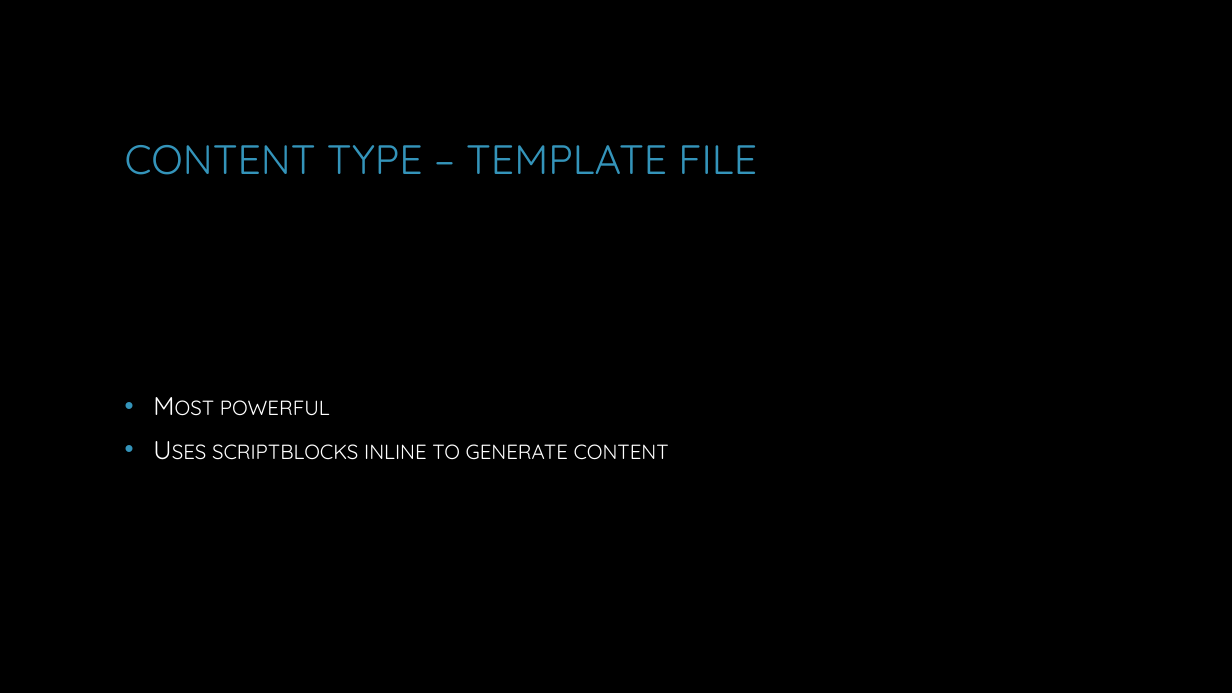
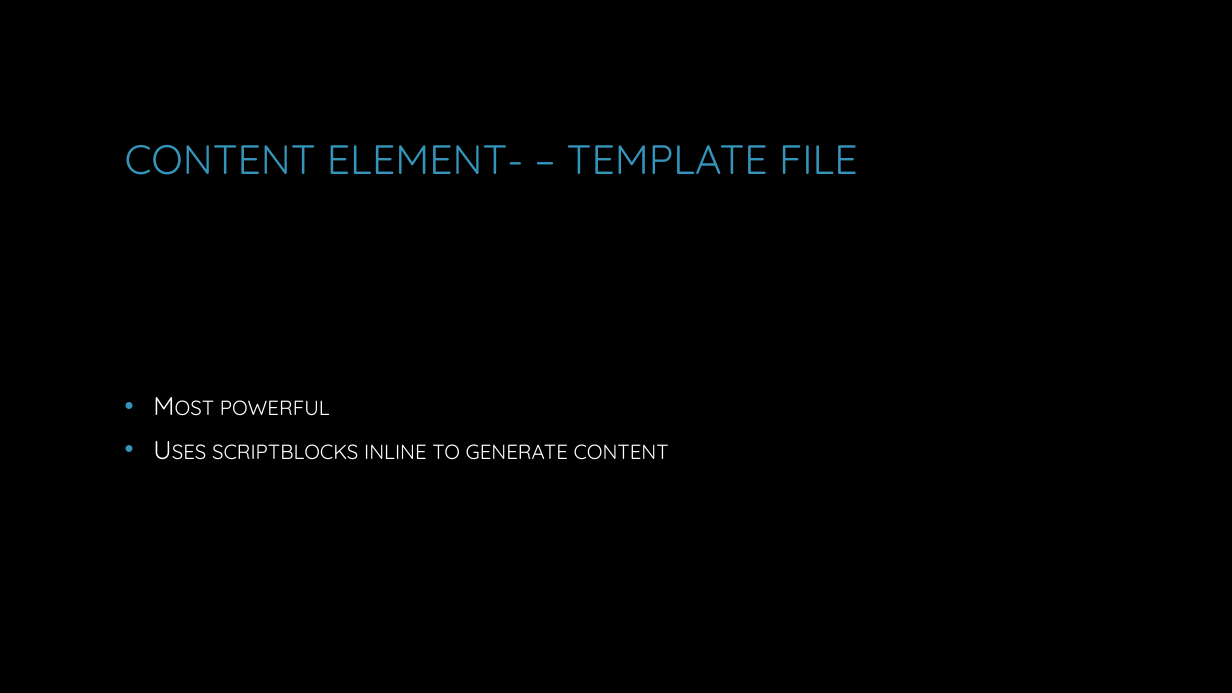
Before and after one commit to dchristian3188/DemoWorkingWithPlaster, a slide deck: slide 23 of Working with Plaster.pptx (slide 21 before the commit). Drawn at 1232x693 pixels with LibreOffice and Linux fonts; fonts in the diff are those of the drawing; background and template pictures are left out. Boxes give left, top, right and bottom in pixels: in the first picture for what was removed or moved away, otherwise in the second. Text is boxed around its words. In the diff, an @@ line names an element or a change of style, - is before the commit and + after.

```diff
--- a/Working with Plaster.pptx
+++ b/Working with Plaster.pptx
@@ title at (125, 145, 858, 175): text changed @@
-CONTENT TYPE – TEMPLATE FILE
+CONTENT ELEMENT- – TEMPLATE FILE
```
Also in this commit, not shown: 6 other slides changed, 2 slides added, 5 other files.
